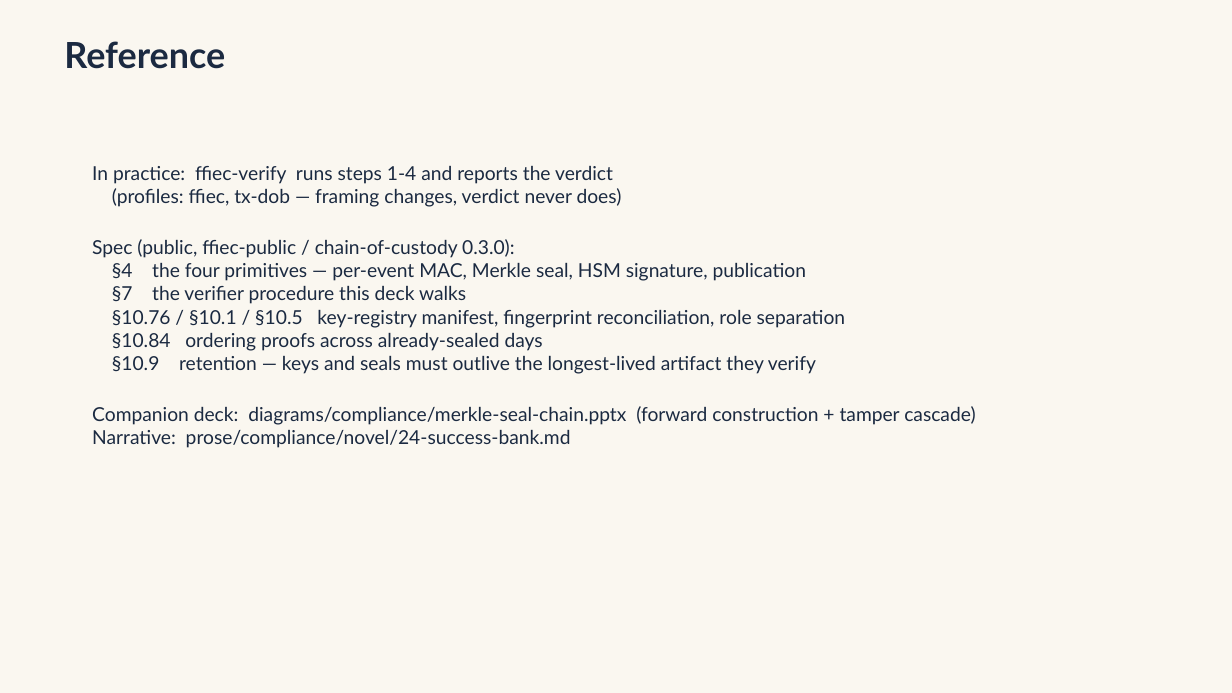
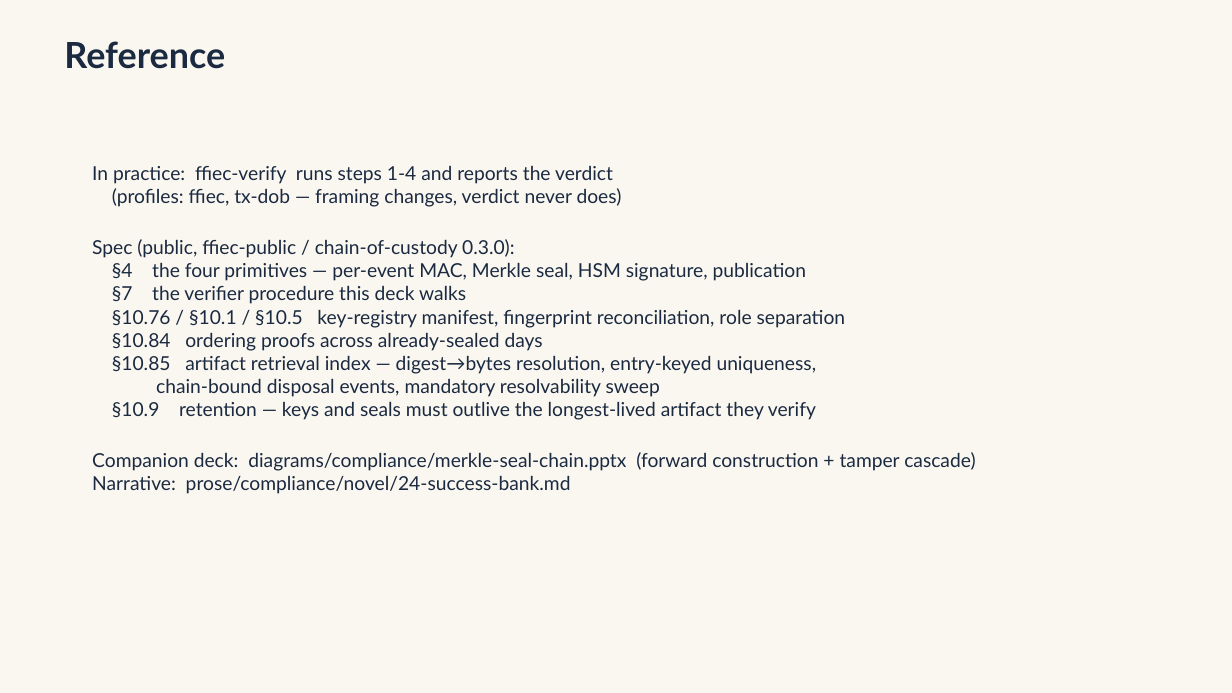
Before and after one commit to mmpworks/Herald.Documentation, a slide deck: slide 10 of diagrams/compliance/chain-walk-reconstruction.pptx (slide 9 before the commit). Drawn at 1232x693 pixels with LibreOffice and Linux fonts; fonts in the diff are those of the drawing. Boxes give left, top, right and bottom in pixels: in the first picture for what was removed or moved away, otherwise in the second. Text is boxed around its words. In the diff, an @@ line names an element or a change of style, - is before the commit and + after.

Commit message:
docs: seal-chain decks - artifact retrieval index integrated
Walk deck gains 'Step 0.5 - finding the bytes' (retrieval index entry structure, entry-keyed uniqueness, four resolution outcomes, disposal + sweep discipline); both reference slides cite section 10.85 alongside the existing sections.

```diff
--- a/diagrams/compliance/chain-walk-reconstruction.pptx
+++ b/diagrams/compliance/chain-walk-reconstruction.pptx
@@ text at (x1=112, y1=356, x2=817, y2=397): paragraphs added @@
+§10.85 artifact retrieval index — digest→bytes resolution, entry-keyed uniqueness,
+chain-bound disposal events, mandatory resolvability sweep
```
Also in this commit, not shown: 1 slide added, 1 other file.
